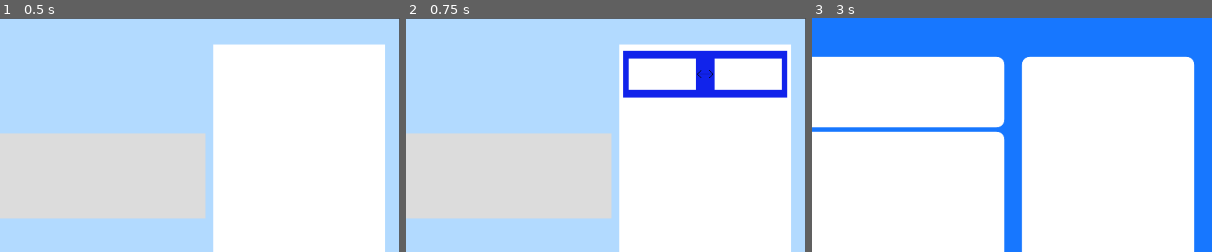
Above: before the commit, frames 1-3 (left to right).
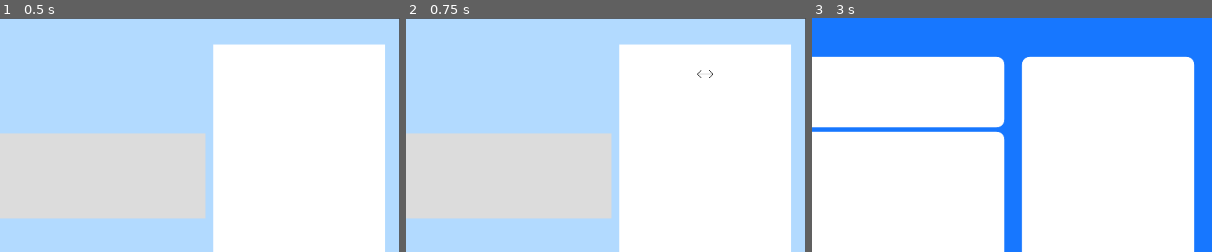
Above: after the commit, the same moments.

Repository: Pertatis/ProjetDomino
Game: Godot game, scene res://Scenes/Main.tscn
The game is run twice, just before and just after one commit, with the same random seed, the same clock (stepped at 60 frames per second) and the same inputs.
Inputs (mouse positions are % of the whole screen's width and height, from its top left):
- Up to frame 1 (0.5 s): no input
- Up to frame 2 (0.75 s): click (87, 94) at 0.5 s
- Up to frame 3 (3 s): click (26, 84) at 1.25 s; click (63, 84) at 2 s; click (44, 84) at 2.75 s
The pictures show only the part of the screen within x 50-100%, y 0-50%; the shares and areas given below are measured in that part.

Frame 1 is identical in both runs. In frame 2, 4.2% of the frame differs, in the area x 54-96%, y 13-35%; in frame 3, nothing differs.

Commit message:
white background

Diff:
--- a/Scenes/Règle.tscn
+++ b/Scenes/Règle.tscn
@@ -25,7 +25,6 @@
 margin_right = 210.0
 margin_bottom = 60.0
 mouse_filter = 1
-color = Color( 0.0666667, 0.137255, 0.921569, 1 )
 
 [node name="AreaPrincipale" type="Area2D" parent="ColorRect"]
 
